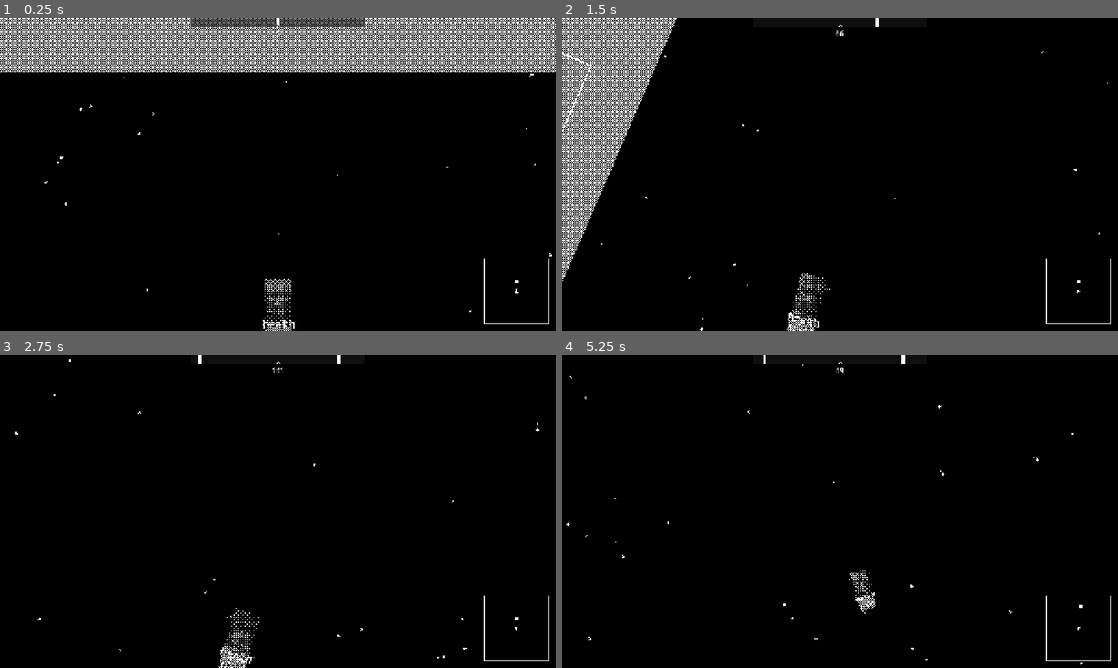
Above: before the commit, frames 1-4 (two rows, left to right).
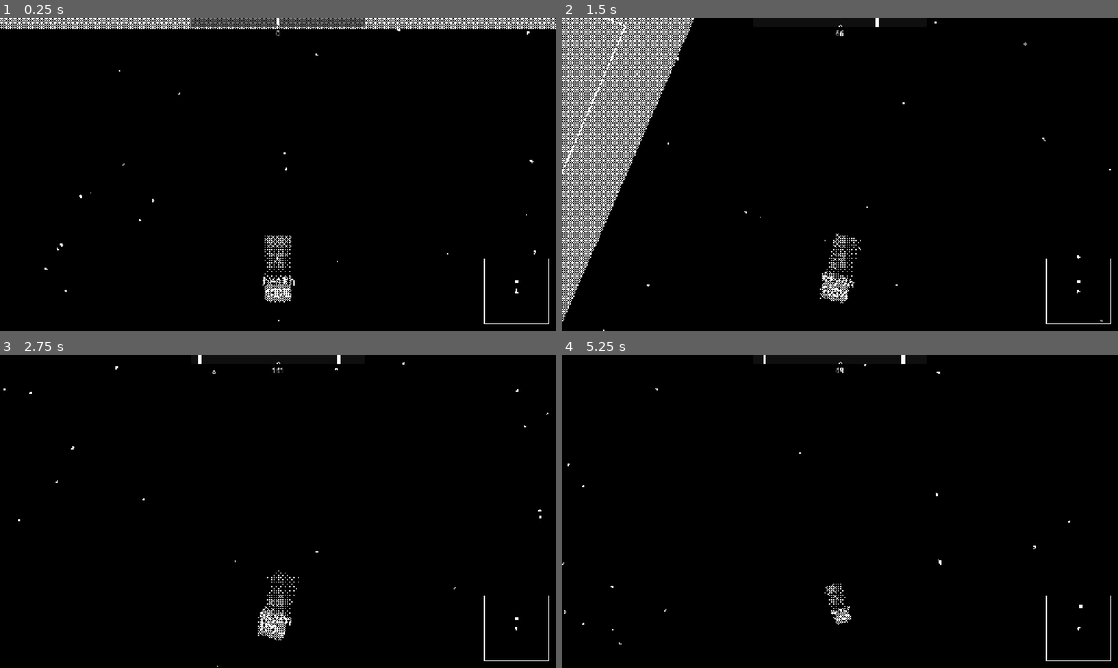
Above: after the commit, the same moments.

Repository: liamfmoran/1-bit-jam
Game: Godot game, scene res://scenes/main.tscn
The game is run twice, just before and just after one commit, with the same random seed, the same clock (stepped at 60 frames per second) and the same inputs. The engine's default icon, where the game draws it, is replaced by a stand-in: a white triangle on a blue panel in a dark square.
Inputs:
- Up to frame 1 (0.25 s): no input
- Up to frame 2 (1.5 s): tap Enter (ui_accept) at 0.5, 0.77 s; hold D (turn_right) 0.53-1.28 s; hold E (brake) from 1.28 s (still down)
- Up to frame 3 (2.75 s): tap Enter (ui_accept) at 1.52 s; release E (brake) at 2.03 s; hold D (turn_right) from 2.03 s (still down)
- Up to frame 4 (5.25 s): release D (turn_right) at 2.78 s; hold W (thrust_forward) 2.78-3.53 s; tap Enter (ui_accept) at 3.02, 3.77, 4.52 s; hold A (turn_left) 3.53-5.03 s; hold E (brake) from 5.03 s (still down)

The runs differ from the first frame. In frame 1, 8.3% of the frame differs, in the area x 0-100%, y 3-100%; in frame 2, 2.4%; in frame 3, 0.7%; in frame 4, 0.4%.

Commit message:
Added camera smoothing

Diff:
--- a/data/ship_parts.json
+++ b/data/ship_parts.json
@@ -19,7 +19,7 @@
 		{
 			"id": "turret_basic",
 			"display_name": "Basic Turret",
-			"slot_type": "turret",
+			"slot_type": "weapon",
 			"stats": {
 				"bullet_speed": 520.0,
 				"damage": 15.0,
--- a/resources/world/spawners/asteroid_belt_spawner_config.gd
+++ b/resources/world/spawners/asteroid_belt_spawner_config.gd
@@ -4,4 +4,4 @@
 var speed: float = 350.0
 var width: float = 500.0
 var direction: Vector2 = Vector2(1.0, 0.0)
-var max_count: int = 80
+var max_count: int = 40
--- a/scenes/effects/starfield.gd
+++ b/scenes/effects/starfield.gd
@@ -12,6 +12,8 @@
 		return
 	material.set_shader_parameter("ship_position", _ship.global_position)
 	material.set_shader_parameter("ship_velocity", (_ship as RigidBody2D).linear_velocity if _ship is RigidBody2D else Vector2.ZERO)
+	var canvas_pos := get_viewport().get_canvas_transform() * _ship.global_position
+	material.set_shader_parameter("player_screen_uv", canvas_pos / get_viewport().get_visible_rect().size)
 
 	var cam := get_viewport().get_camera_2d()
 	if cam:
--- a/scenes/world/asteroid.gd
+++ b/scenes/world/asteroid.gd
@@ -6,7 +6,7 @@
 var _ship: Node2D
 var _mat: ShaderMaterial
 
-const DENSITY: float = 0.05
+const DENSITY: float = 0.0125
 const SPIN_RESPONSE: float = 0.3
 const ASTEROID_SHADER := preload("res://shaders/asteroid.gdshader")
 
--- a/scenes/world/camera_manager.gd
+++ b/scenes/world/camera_manager.gd
@@ -1,4 +1,7 @@
+class_name CameraManager
 extends Camera2D
+
+enum State { FLIGHT, DOCKING, UNDOCKING }
 
 @export var zoom_min: float = 0.8
 @export var zoom_max: float = 1.5
@@ -9,77 +12,77 @@
 @export var dock_zoom_duration: float = 1.4
 @export var undock_zoom_duration: float = 1.0
 @export var rotation_smoothing: float = 6.0
+@export var flight_screen_offset: Vector2 = Vector2(0, 200)
 
-var _ship: Node2D
-var _zoom_tween: Tween
-var _position_tween: Tween
+var _player: Node2D
+var _dock_target: Node2D
+var _state: State = State.FLIGHT
+var _dock_tween: Tween
 var _current_rotation: float = 0.0
-var _dock_zoom_weight: float = 0.0
-var _position_offset_weight := 1.0
-
-
-const SHIP_OFFSET: Vector2 = Vector2(0, 200)
+var _dock_weight: float = 0.0
+var _zoom_start: float = 1.5
 
 
 func _ready() -> void:
 	ignore_rotation = false
+	position_smoothing_enabled = false
+	rotation_smoothing_enabled = false
+	drag_horizontal_enabled = false
+	drag_vertical_enabled = false
 	zoom = Vector2(zoom_max, zoom_max)
-	_ship = get_tree().get_first_node_in_group("player") as Node2D
-	GameState.docked.connect(_on_docked)
-	GameState.undocked.connect(_on_undocked)
+	_player = get_tree().get_first_node_in_group("player") as Node2D
+	GameState.undocked.connect(start_undocking)
 
 
 func _physics_process(delta: float) -> void:
-	var ship := _ship
-	if not ship:
+	if not is_instance_valid(_player):
 		return
 
-	var offset := SHIP_OFFSET.rotated(ship.global_rotation) * _position_offset_weight
-	global_position = ship.global_position - offset
+	var ship_cam := _player.global_position - (flight_screen_offset / zoom.x).rotated(_current_rotation)
+	var new_cam_pos: Vector2
+	if _state != State.FLIGHT and _dock_target and is_instance_valid(_dock_target):
+		new_cam_pos = ship_cam.lerp(_dock_target.global_position, _dock_weight)
+	else:
+		new_cam_pos = ship_cam
 
-	_current_rotation = lerp_angle(_current_rotation, ship.global_rotation, rotation_smoothing * delta)
+	global_position = new_cam_pos
+
+	_current_rotation = lerp_angle(_current_rotation, _player.global_rotation, rotation_smoothing * delta)
 	global_rotation = _current_rotation
 
-	var speed := (ship as RigidBody2D).linear_velocity.length() if ship is RigidBody2D else 0.0
-	var base_zoom_target := clampf(zoom_max - speed * zoom_speed_factor, zoom_min, zoom_max)
-	var dock_zoom_factor := lerpf(1.0, _get_dock_zoom_multiplier(), _dock_zoom_weight)
-	var target_zoom := clampf(base_zoom_target * dock_zoom_factor, zoom_min, dock_zoom)
-
-	var smoothing := zoom_out_smoothing if target_zoom < zoom.x else zoom_smoothing
-	zoom = zoom.lerp(Vector2(target_zoom, target_zoom), smoothing * delta)
+	match _state:
+		State.DOCKING:
+			var z := lerpf(_zoom_start, dock_zoom, _dock_weight)
+			zoom = Vector2(z, z)
+		State.FLIGHT, State.UNDOCKING:
+			var speed := (_player as RigidBody2D).linear_velocity.length() if _player is RigidBody2D else 0.0
+			var flight_zoom := clampf(zoom_max - speed * zoom_speed_factor, zoom_min, zoom_max)
+			var smoothing := zoom_out_smoothing if flight_zoom < zoom.x else zoom_smoothing
+			zoom = zoom.lerp(Vector2(flight_zoom, flight_zoom), smoothing * delta)
 
 
-func _on_docked() -> void:
-	if _position_tween:
-		_position_tween.kill()
-	_position_tween = create_tween().set_ease(Tween.EASE_IN_OUT).set_trans(Tween.TRANS_CUBIC)
-	_position_tween.tween_property(self, "_position_offset_weight", 0.0, dock_zoom_duration)
-
-	if _zoom_tween:
-		_zoom_tween.kill()
-	_zoom_tween = create_tween().set_ease(Tween.EASE_IN_OUT).set_trans(Tween.TRANS_CUBIC)
-	_zoom_tween.tween_property(self, "_dock_zoom_weight", 1.0, dock_zoom_duration)
-	_zoom_tween.finished.connect(func() -> void:
-		_zoom_tween = null
-	)
+func start_docking(approach_duration: float, dock_target: Node2D) -> void:
+	_dock_target = dock_target
+	if _dock_tween:
+		_dock_tween.kill()
+	_state = State.DOCKING
+	_zoom_start = zoom.x
+	_dock_weight = 0.0
+	_dock_tween = create_tween().set_ease(Tween.EASE_IN_OUT).set_trans(Tween.TRANS_CUBIC)
+	_dock_tween.tween_property(self, "_dock_weight", 1.0, approach_duration + dock_zoom_duration)
+	_dock_tween.finished.connect(func() -> void: _dock_tween = null)
 
 
-func _on_undocked() -> void:
-	if _position_tween:
-		_position_tween.kill()
-	_position_tween = create_tween().set_ease(Tween.EASE_IN_OUT).set_trans(Tween.TRANS_CUBIC)
-	_position_tween.tween_property(self, "_position_offset_weight", 1.0, undock_zoom_duration)
-
-	if _zoom_tween:
-		_zoom_tween.kill()
-	_zoom_tween = create_tween().set_ease(Tween.EASE_IN_OUT).set_trans(Tween.TRANS_CUBIC)
-	_zoom_tween.tween_property(self, "_dock_zoom_weight", 0.0, undock_zoom_duration)
-	_zoom_tween.finished.connect(func() -> void:
-		_zoom_tween = null
+func start_undocking() -> void:
+	if _state == State.FLIGHT or _state == State.UNDOCKING:
+		return
+	if _dock_tween:
+		_dock_tween.kill()
+	_state = State.UNDOCKING
+	_dock_tween = create_tween().set_ease(Tween.EASE_IN_OUT).set_trans(Tween.TRANS_CUBIC)
+	_dock_tween.tween_property(self, "_dock_weight", 0.0, undock_zoom_duration)
+	_dock_tween.finished.connect(func() -> void:
+		_dock_tween = null
+		_state = State.FLIGHT
+		_dock_target = null
 	)
-
-
-func _get_dock_zoom_multiplier() -> float:
-	if is_zero_approx(zoom_max):
-		return 1.0
-	return dock_zoom / zoom_max
--- a/scenes/world/dock.gd
+++ b/scenes/world/dock.gd
@@ -6,6 +6,7 @@
 @onready var detection_zone: Area2D = $DetectionZone
 
 const ANIM_DURATION := 0.4
+const APPROACH_DURATION := 1.0
 const JOBS_MENU: PackedScene = preload("res://scenes/ui/jobs_menu.tscn")
 const INVENTORY_MENU: PackedScene = preload("res://scenes/ui/inventory_menu.tscn")
 
@@ -14,6 +15,7 @@
 var _jobs_instance: Control
 var _inventory_instance: Control
 var _station: StationData
+var _camera: CameraManager
 
 
 func setup(station: StationData) -> void:
@@ -34,12 +36,15 @@
 	if _docked_ship or not body.is_in_group("player"):
 		return
 	_docked_ship = body
+	if not _camera:
+		_camera = get_viewport().get_camera_2d() as CameraManager
+	_camera.start_docking(APPROACH_DURATION, detection_zone)
 
 	body.set_deferred("freeze", true)
 	var tween_pos : Tween = create_tween().set_ease(Tween.EASE_OUT).set_trans(Tween.TRANS_LINEAR)
-	tween_pos.tween_property(body, "global_position", detection_zone.global_position, 1.0)
+	tween_pos.tween_property(body, "global_position", detection_zone.global_position, APPROACH_DURATION)
 	var tween_rot : Tween = create_tween().set_ease(Tween.EASE_IN_OUT).set_trans(Tween.TRANS_LINEAR)
-	tween_rot.tween_property(body, "global_rotation", detection_zone.global_rotation, 1.0)
+	tween_rot.tween_property(body, "global_rotation", detection_zone.global_rotation, APPROACH_DURATION)
 	tween_pos.finished.connect(func():
 		body.set_deferred("freeze", false)
 		if _station:
--- a/scenes/world/enemy_ship.tscn
+++ b/scenes/world/enemy_ship.tscn
@@ -36,8 +36,8 @@
 
 [node name="FlameSRR" type="ColorRect" parent="Flames"]
 
-[node name="TurretSlot" type="Node2D" parent="."]
+[node name="WeaponSlot" type="Node2D" parent="."]
 position = Vector2(0, -20)
 script = ExtResource("2_p5t3r")
-slot_type = &"turret"
-slot_id = &"turret_main"
+slot_type = &"weapon"
+slot_id = &"weapon_main"
--- a/shaders/starfield.gdshader
+++ b/shaders/starfield.gdshader
@@ -3,6 +3,7 @@
 uniform vec2 ship_position = vec2(0.0);
 uniform vec2 ship_velocity = vec2(0.0);
 uniform float camera_rotation = 0.0;
+uniform vec2 player_screen_uv = vec2(0.5, 0.5);
 
 const float TRAIL_FACTOR = 0.08;
 
@@ -77,12 +78,12 @@
 }
 
 void fragment() {
-	vec2 viewport_center = vec2(0.5) / SCREEN_PIXEL_SIZE;
+	vec2 player_screen_pos = player_screen_uv / SCREEN_PIXEL_SIZE;
 	float brightness = 0.0;
-	brightness = max(brightness, star_layer(FRAGCOORD.xy, viewport_center, 80.0, 0.8, 0.12, 0.05, 1.7));
-	brightness = max(brightness, star_layer(FRAGCOORD.xy, viewport_center, 72.0, 0.9, 0.14, 0.10, 3.4));
-	brightness = max(brightness, star_layer(FRAGCOORD.xy, viewport_center, 65.0, 1.0, 0.15, 0.15, 5.1));
-	brightness = max(brightness, star_layer(FRAGCOORD.xy, viewport_center, 58.0, 1.1, 0.12, 0.20, 7.8));
-	brightness = max(brightness, star_layer(FRAGCOORD.xy, viewport_center, 50.0, 1.3, 0.10, 0.25, 9.3));
+	brightness = max(brightness, star_layer(FRAGCOORD.xy, player_screen_pos, 80.0, 0.8, 0.12, 0.05, 1.7));
+	brightness = max(brightness, star_layer(FRAGCOORD.xy, player_screen_pos, 72.0, 0.9, 0.14, 0.10, 3.4));
+	brightness = max(brightness, star_layer(FRAGCOORD.xy, player_screen_pos, 65.0, 1.0, 0.15, 0.15, 5.1));
+	brightness = max(brightness, star_layer(FRAGCOORD.xy, player_screen_pos, 58.0, 1.1, 0.12, 0.20, 7.8));
+	brightness = max(brightness, star_layer(FRAGCOORD.xy, player_screen_pos, 50.0, 1.3, 0.10, 0.25, 9.3));
 	COLOR = vec4(1.0, 1.0, 1.0, brightness);
 }
--- a/utils/data_loader.gd
+++ b/utils/data_loader.gd
@@ -55,7 +55,7 @@
 	var slot_str: String = d.get("slot_type", "")
 	var part: ShipPartData
 	match slot_str:
-		"turret":
+		"weapon":
 			var wp := WeaponPartData.new()
 			var stats: Dictionary = d.get("stats", {})
 			wp.fire_rate    = float(stats.get("fire_rate",    wp.fire_rate))
